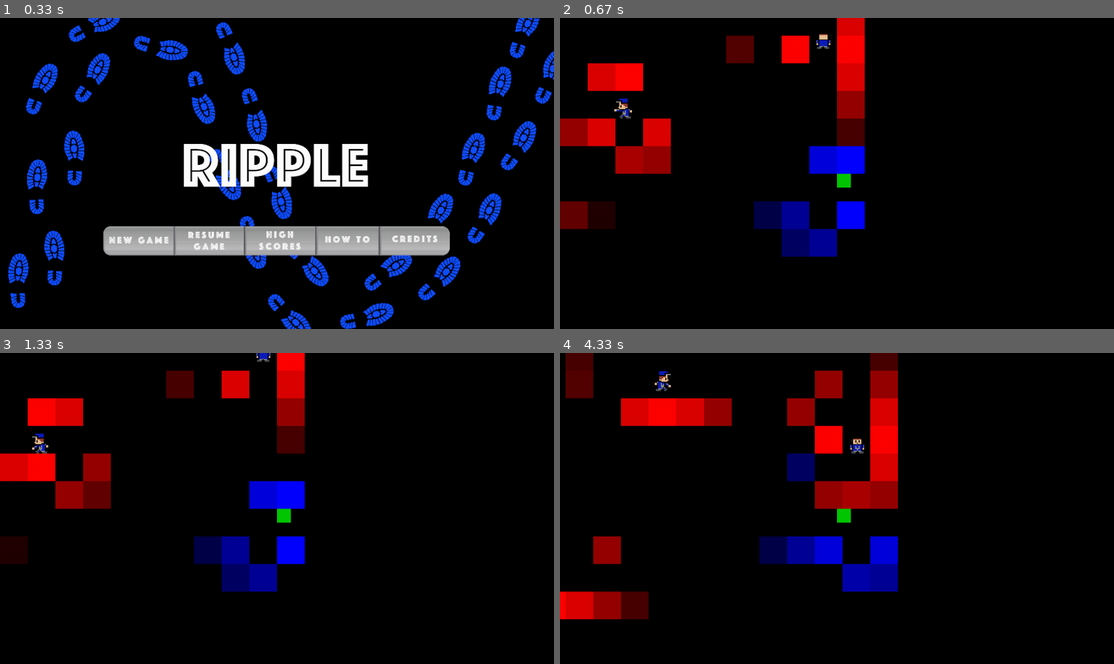
Above: before the commit, frames 1-4 (two rows, left to right).
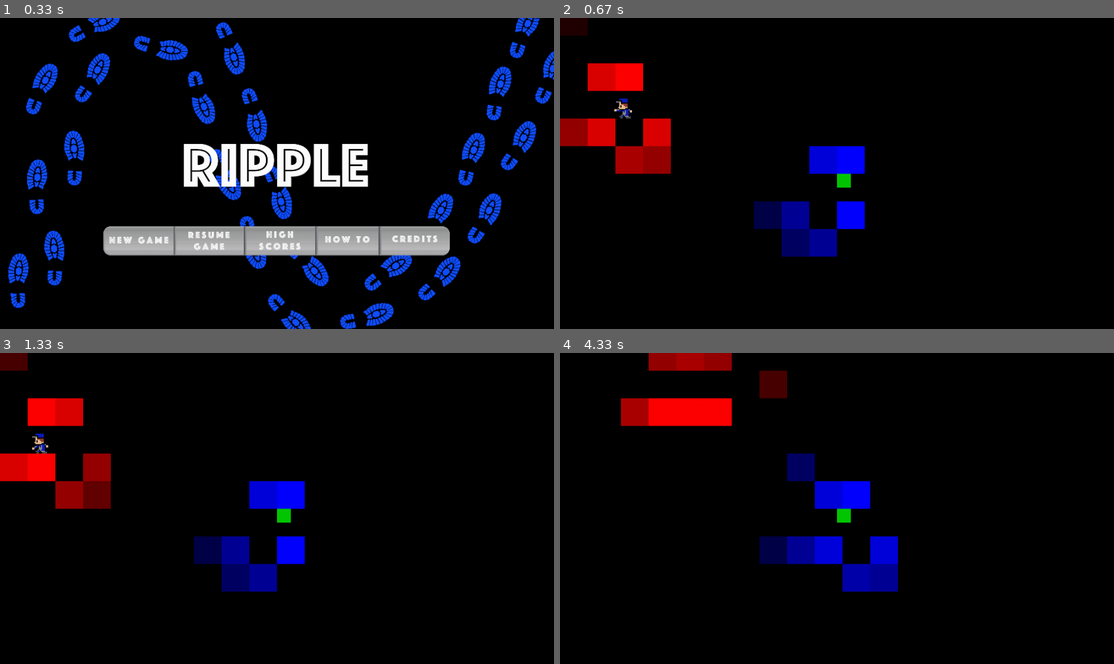
Above: after the commit, the same moments.

Repository: kwahn20/rippleCS269
Game: pygame game, started from main.py
Two runs of this game, one before a commit and one after it. Both use one fixed random seed, a clock stepped at 60 frames per second and the inputs below.
Inputs (mouse positions are in pixels of both pictures, inside the frame that each line leads up to):
- Up to frame 1 (0.33 s): no input
- Up to frame 2 (0.67 s): click (698, 241) at 0.38 s
- Up to frame 3 (1.33 s): hold Up from 1.17 s (still down)
- Up to frame 4 (4.33 s): release Up at 1.63 s; hold Left 2.17-2.7 s; hold Down 2.73-3.03 s; hold Left 3.07-3.47 s; hold Up 3.5-3.87 s; hold Right from 3.9 s (still down)

Frame 1 is identical in both runs. In frame 2, 4.2% of the frame differs, in the area x 0-55%, y 0-68%; in frame 3, 3.3%; in frame 4, 10%, in the area x 0-61%, y 0-86%.

Commit message:
Stuff is changed

Diff:
--- a/M.py
+++ b/M.py
@@ -6,6 +6,7 @@
 
 START_SCREEN = 'images/titlescreen.png'
 HIGHSCORES = 'images/HighScores.png'
+CREDITS = 'images/Credits.png'
 
 # a class for background images such as the start screen, or any other images
 # that we want in the background (like a background for the game or whatnot)
@@ -30,7 +31,6 @@
 #     player.sound_interval += 1
 
 def show_image(screen, background_img):
-    # draw the start screen
     screen.fill((0,0,0))
     screen.blit(background_img.image, background_img.rect)
     pygame.display.flip()
@@ -48,12 +48,9 @@
     return f
 
 def startscreen_wait():
-    new_game_clicked    = make_button_click_trigger(x_range = (151, 254), y_range = (392, 441))
-    high_scores_clicked = make_button_click_trigger(x_range = (256, 360), y_range = (392, 441))
-    controls_clicked    = make_button_click_trigger(x_range = (361, 446), y_range = (392, 441))
-    tutorial_clicked    = make_button_click_trigger(x_range = (468, 574), y_range = (392, 441))
-    options_clicked     = make_button_click_trigger(x_range = (574, 678), y_range = (392, 441))
-    credits_clicked     = make_button_click_trigger(x_range = (681, 801), y_range = (392, 441))
+    new_game_clicked    = make_button_click_trigger(x_range = (190, 312), y_range = (380, 430))
+    high_scores_clicked = make_button_click_trigger(x_range = (442, 570), y_range = (380, 430))
+    credits_clicked     = make_button_click_trigger(x_range = (685, 812), y_range = (380, 430))
 
      # load the music for the start screen and play on loop
     pygame.mixer.music.load('track1.wav')
@@ -66,10 +63,10 @@
         if keys[K_ESCAPE]: sys.exit()
         if new_game_clicked(events): return()
         if high_scores_clicked(events): highscores_wait()
+        if credits_clicked(events): credits_wait()
 
 def highscores_wait():
     back_clicked = make_button_click_trigger(x_range = (19, 128), y_range = (21, 83))
-    #19,21 128, 83
     show_image(screen, highscores_image)
     while True:
         events = pygame.event.get()
@@ -79,9 +76,22 @@
             show_image(screen, startscreen_background)
             return()
 
+def credits_wait():
+    back_clicked = make_button_click_trigger(x_range = (19, 128), y_range = (21, 83))
+    show_image(screen, credits_background)
+    while True:
+        events = pygame.event.get()
+        keys = pygame.key.get_pressed()
+        if keys[K_ESCAPE]: sys.exit()
+        if back_clicked(events):
+            show_image(screen, startscreen_background)
+            return()
+
 screen = pygame.display.set_mode(size = (1000, 563))
+
 startscreen_background = Background(START_SCREEN)
 highscores_image = Background(HIGHSCORES)
+credits_background = Background(CREDITS)
 
 if(__name__ == '__main__'):
     pass
--- a/main.py
+++ b/main.py
@@ -140,21 +140,21 @@
         self.N = 16
         self.maze = [[1,1,1,1,1,1,1,1,1,1,1,1,1,1,1,1],
                     [1,1,0,0,0,0,0,0,0,1,0,1,0,0,0,1],
-                    [1,0,0,0,0,0,1,0,0,0,0,0,0,0,0,3],
+                    [1,0,0,0,0,0,1,0,0,0,0,0,0,0,0,7],
                     [1,0,0,1,1,1,0,1,1,0,0,1,1,0,0,1],
                     [1,0,0,0,0,0,0,0,0,1,0,0,0,0,0,1],
                     [1,1,1,0,0,1,1,1,0,1,1,1,0,1,1,1],
-                    [1,0,0,0,1,2,2,2,2,2,2,0,0,0,2,1],
-                    [1,0,0,1,1,2,0,0,0,0,2,1,0,1,6,1],
+                    [1,0,0,0,1,1,1,1,1,1,1,0,0,0,2,1],
+                    [1,0,0,1,1,2,2,2,2,2,2,1,0,1,2,1],
                     [1,0,0,0,0,2,1,1,1,1,2,0,1,0,2,1],
                     [1,0,0,1,0,2,2,6,2,2,2,0,0,1,2,1],
-                    [1,0,0,0,1,1,1,5,1,0,0,0,1,0,0,1],
-                    [1,2,2,6,2,0,1,1,1,0,0,0,0,1,1,1],
+                    [1,0,0,0,1,1,1,5,1,0,0,0,1,0,2,1],
+                    [1,2,2,2,2,0,1,1,1,0,0,0,0,1,1,1],
                     [1,2,0,0,2,0,0,0,1,1,0,0,0,0,0,3],
-                    [1,2,0,0,2,1,1,1,0,0,1,1,1,1,0,1],
+                    [1,2,1,1,2,1,1,1,0,0,1,1,1,1,0,1],
                     [1,2,2,2,2,0,0,0,0,0,0,0,4,1,1,1],
                     [1,1,1,1,1,1,1,1,1,1,1,1,1,1,1,1]]
-        self.originalMaze = self.maze
+
 
         self.maze = [list(i) for i in zip(*self.maze)]
 
@@ -193,8 +193,6 @@
             for j in range(0, self.M):
                 if self.maze[i][j] == 1:
                     self.walls.append(pygame.Rect(i*self.tileSize, j*self.tileSize, self.tileSize, self.tileSize))
-                # if self.maze[i][j] == 2:
-                #     self.guards.append(pygame.Rect(j*self.tileSize, i*self.tileSize, self.tileSize, self.tileSize))
 
     def getTileCoords(self, x, y):
         return (int(y/self.tileSize), int(x/self.tileSize))
@@ -205,7 +203,6 @@
         for dir in self.unitcircle:
             count = 0
             while count < 6:
-            # while True:
                 count += 1
                 try:
                     if self.maze[int(t_x + (dir.x*count))][int(t_y + (dir.y*count))] == 1:
@@ -250,7 +247,6 @@
         tileSize = 50
         self.maze = Maze(tileSize, tileResolution)
         tileSize = self.maze.tileSize
-        # self.player = Player(tileSize*2, tileSize*2, 2, tileSize/2)
 
         self.guards = []
         for row in range(0, len(self.maze.maze)):
@@ -357,11 +353,14 @@
                 # print(t_x, t_y, guard.prevTile, self.maze.maze[t_x-1][t_y], self.maze.maze[t_x+1][t_y], self.maze.maze[t_x][t_y-1], self.maze.maze[t_x][t_y+1])
 
                 moved = False
+                # print(self.maze.getTileCoords(guard.y, guard.x), guard.x, guard.y)
+                # print(self.maze.getTileCoords(self.player.y, self.player.x), self.player.x, self.player.y)
 
                 if not guard.chasePlayer:
                     try:
                         if self.maze.maze[t_x-1][t_y] == 2 and (guard.prevTile[0] != t_x-1 or guard.prevTile[1] != t_y):
                             guard.moveLeft()
+
                             if self.maze.getTileCoords(guard.y, guard.x)[0] == t_x-1:
                                 # guard.x = (t_x-1)*self.maze.tileSize
                                 guard.prevTile = [t_x, t_y]
@@ -381,10 +380,13 @@
 
                     try:
                         if self.maze.maze[t_x][t_y-1] == 2 and (guard.prevTile[0] != t_x or guard.prevTile[1] != t_y-1) and not moved:
-                            guard.moveUp()
+                            # guard.moveUp()
+                            # print(self.maze.getTileCoords(guard.y, guard.x)[1], t_y-1)
                             if self.maze.getTileCoords(guard.y, guard.x)[1] == t_y-1:
-                                # guardy = (t_y-1)*self.maze.tileSize
+                                guard.y = (t_y-1)*self.maze.tileSize
                                 guard.prevTile = [t_x, t_y]
+                            else:
+                                guard.moveUp()
                             moved = True
                     except:
                         pass
@@ -445,6 +447,11 @@
                 self.player.moveDown(self.maze.tileSize/2)
                 if self.collision(self.player.rect, self.maze.walls):
                     self.player.moveUp(self.maze.tileSize/2)
+
+            coords = self.maze.getTileCoords(self.player.y, self.player.x)
+            print(coords)
+            if self.maze.maze[coords[0]][coords[1]] == 7:
+                print("you escaped")
 
             if (keys[K_ESCAPE]):
                 self._running = False
